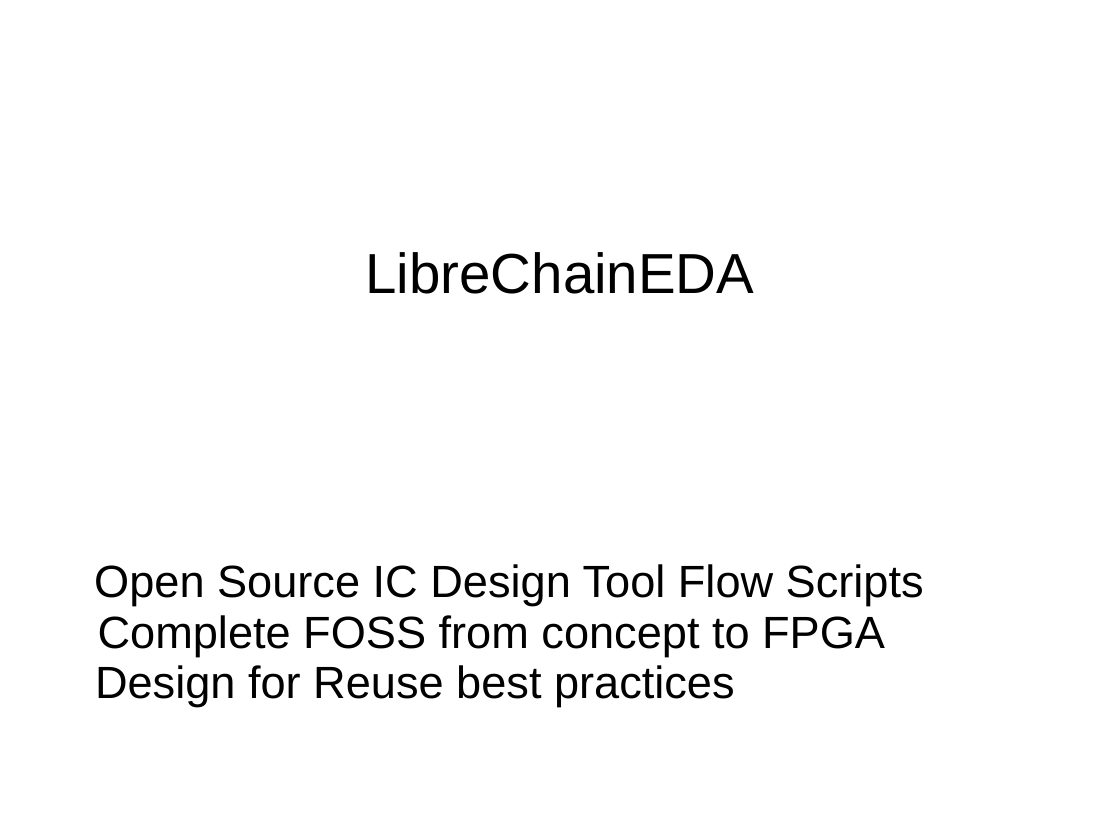
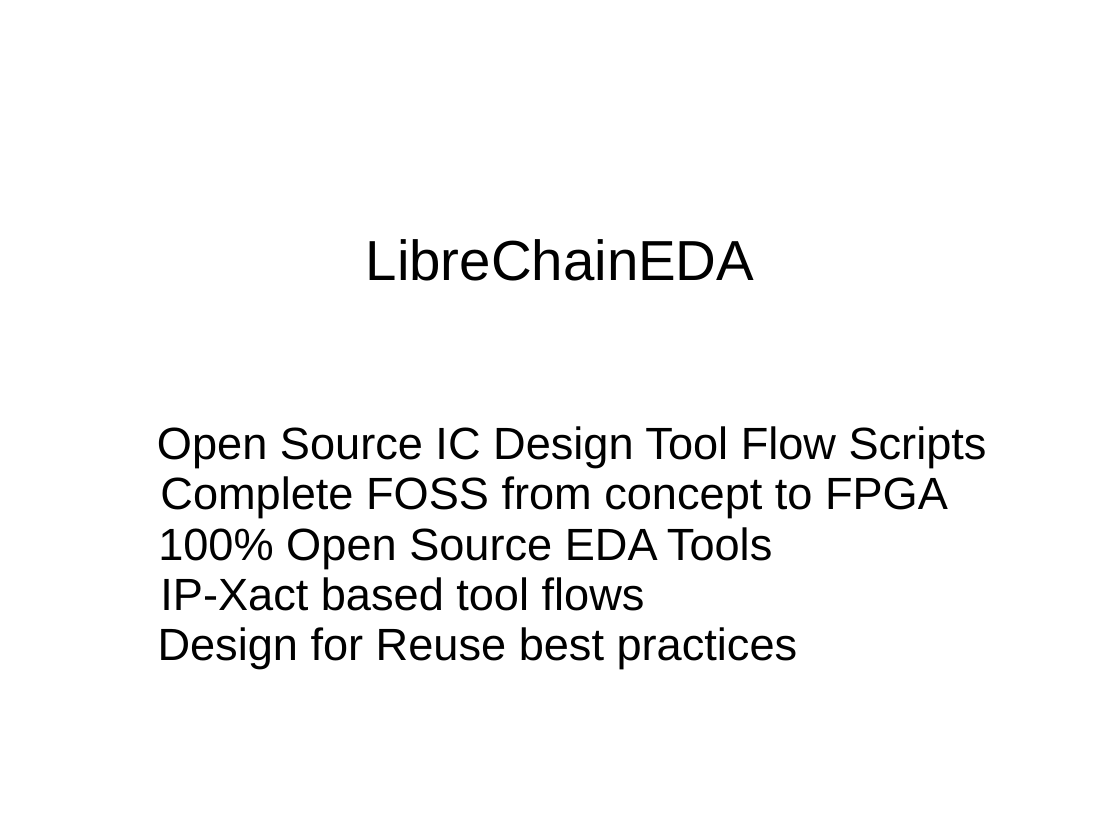
Before and after one commit to ouabache/fossi, a slide deck: slide 1 of doc/risc-v_wkshp_Nov16/Eaton_demo.ppt. Drawn at 1120x840 pixels with LibreOffice and Linux fonts; fonts in the diff are those of the drawing. Boxes give left, top, right and bottom in pixels: in the first picture for what was removed or moved away, otherwise in the second. Text is boxed around its words. In the diff, an @@ line names an element or a change of style, - is before the commit and + after.

```diff
--- a/doc/risc-v_wkshp_Nov16/Eaton_demo.ppt
+++ b/doc/risc-v_wkshp_Nov16/Eaton_demo.ppt
@@ subtitle at <box>158,527,772,611</box>: paragraphs added @@
+100% Open Source EDA Tools
+IP-Xact based tool flows
```
Also in this commit, not shown: 3 other files.
